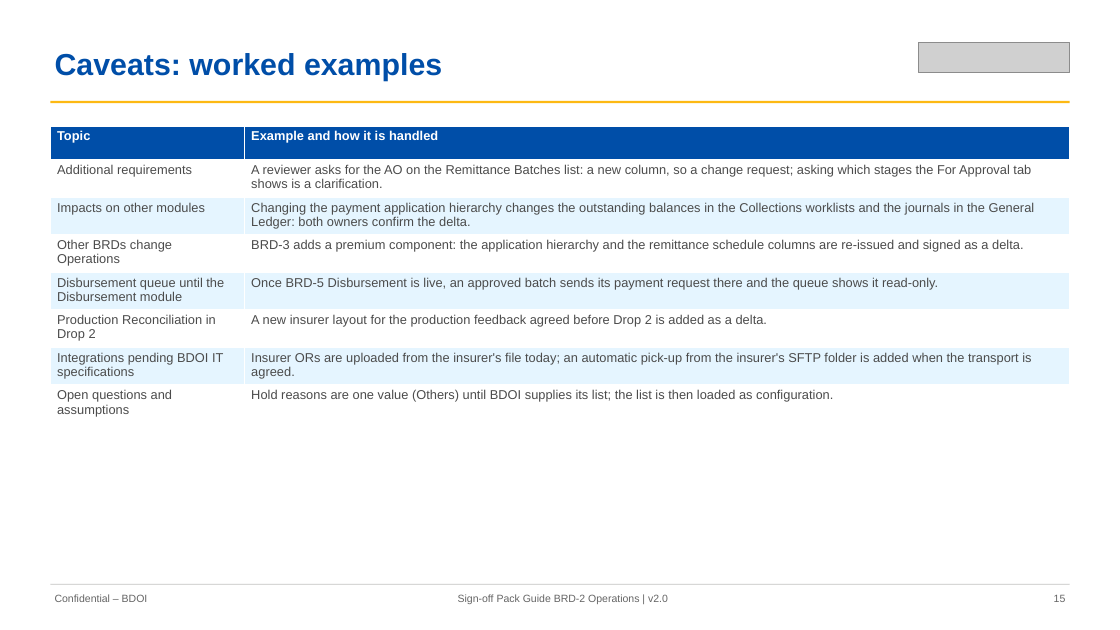
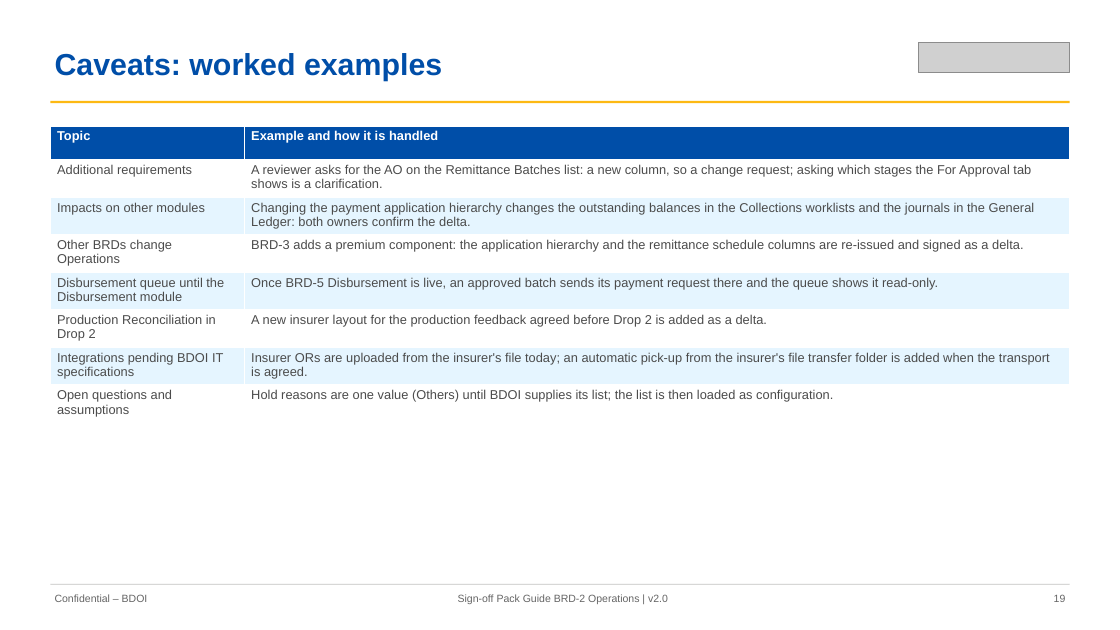
Before and after one commit to IortaTexhNXT-DEV/FinVerse, a slide deck: slide 19 of docs/deliverables/out/Drop-1_Transactional/BRD-02_Operations/01_BIBS_GuideDeck_BRD-02_Operations_v2.0.pptx (slide 15 before the commit). Drawn at 1120x630 pixels with LibreOffice and Linux fonts; fonts in the diff are those of the drawing; grey boxes stand for pictures. Boxes give left, top, right and bottom in pixels: in the first picture for what was removed or moved away, otherwise in the second. Text is boxed around its words. In the diff, an @@ line names an element or a change of style, - is before the commit and + after.

```diff
--- a/docs/deliverables/out/Drop-1_Transactional/BRD-02_Operations/01_BIBS_GuideDeck_BRD-02_Operations_v2.0.pptx
+++ b/docs/deliverables/out/Drop-1_Transactional/BRD-02_Operations/01_BIBS_GuideDeck_BRD-02_Operations_v2.0.pptx
@@ table at (50,126,1070,420) @@
-row 7, column 2: Insurer ORs are uploaded from the insurer's file today; an automatic pick-up from the insurer's SFTP folder is added when the transport is agreed.
+row 7, column 2: Insurer ORs are uploaded from the insurer's file today; an automatic pick-up from the insurer's file transfer folder is added when the transport is agreed.
@@ text at (1054,594,1066,602): text changed @@
-15
+19
```
Also in this commit, not shown: 18 other slides changed, 4 slides added, 12 other files.
